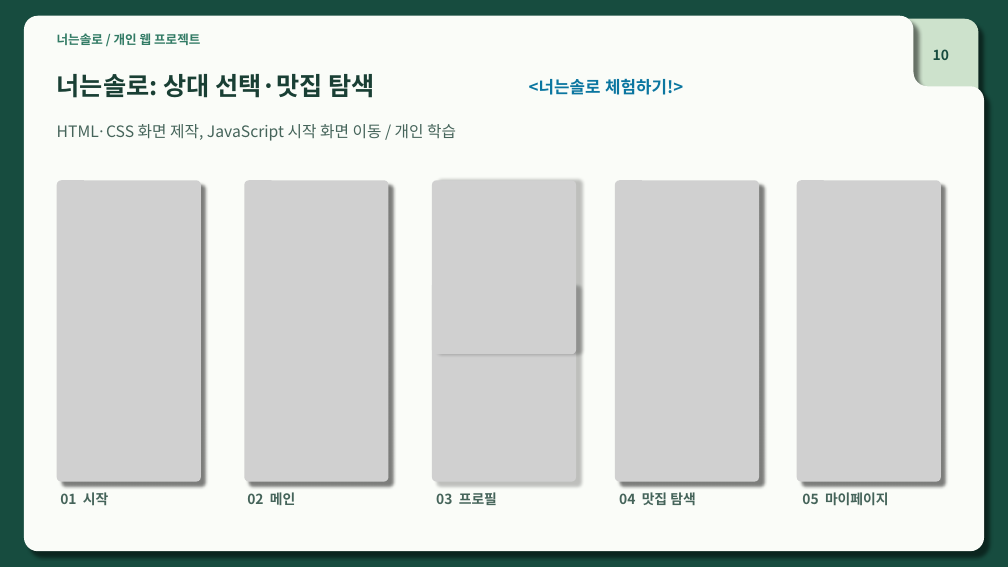
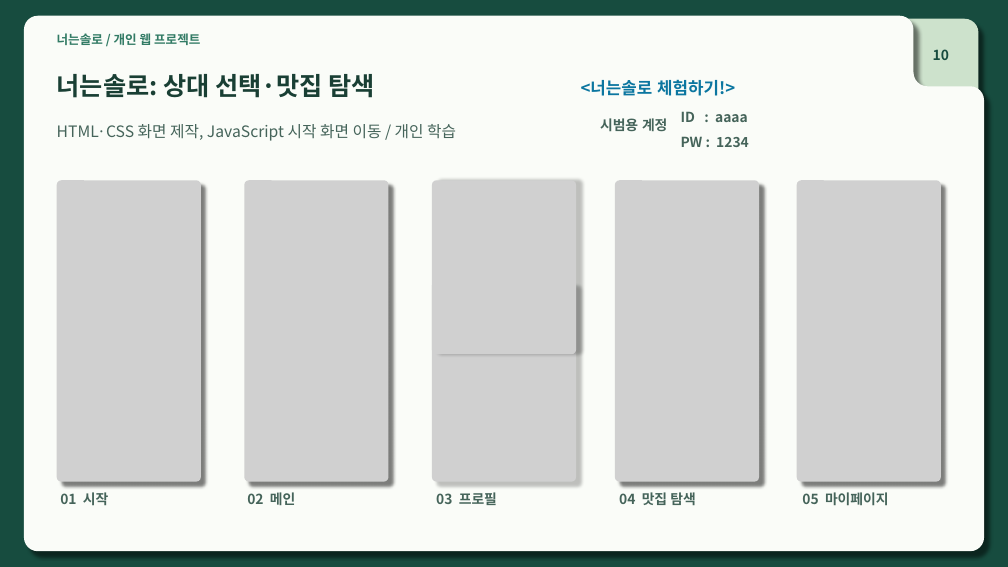
Before and after one commit to Jack-the-Ace/remind, a slide deck: slide 10 of 참고자료/취뽀/포트폴리오_변재근_v3.0.pptx. Drawn at 1008x567 pixels with LibreOffice and Linux fonts; fonts in the diff are those of the drawing; grey boxes stand for pictures. Boxes give left, top, right and bottom in pixels: in the first picture for what was removed or moved away, otherwise in the second. Text is boxed around its words. In the diff, an @@ line names an element or a change of style, - is before the commit and + after.

Commit message:
RedBox기획서 검토 후 제출하기

```diff
--- a/참고자료/취뽀/포트폴리오_변재근_v3.0.pptx
+++ b/참고자료/취뽀/포트폴리오_변재근_v3.0.pptx
@@ text "<너는솔로 체험하기!>": place and size @@
-text "<너는솔로 체험하기!>" at [529,78,683,95]
+text "<너는솔로 체험하기!>" at [581,79,735,96]
@@ text added at [600,118,667,132], 16.5 pt, text #45645A, bold @@
+시범용 계정
@@ text added at [681,111,749,147], 16.5 pt, text #45645A, bold @@
+ID : aaaa
+PW : 1234
```
Also in this commit, not shown: 10 other slides changed, 29 other files.
